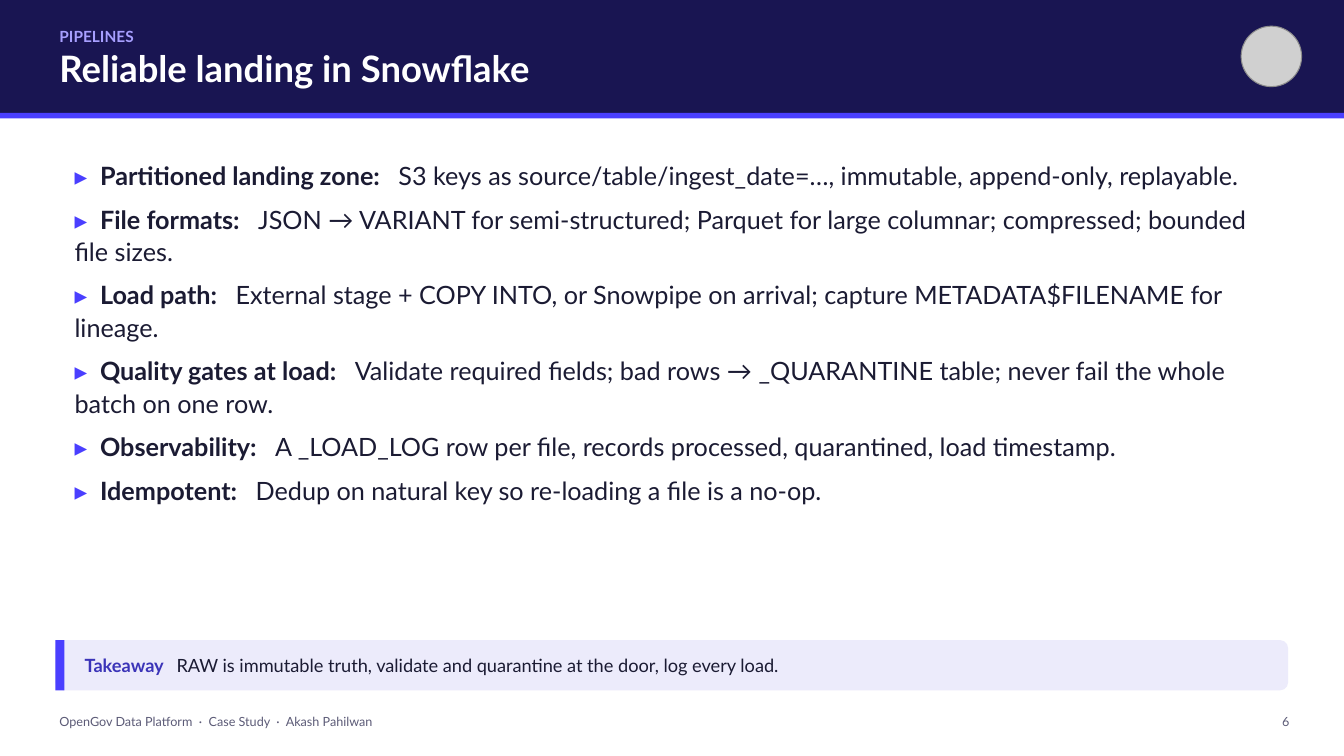
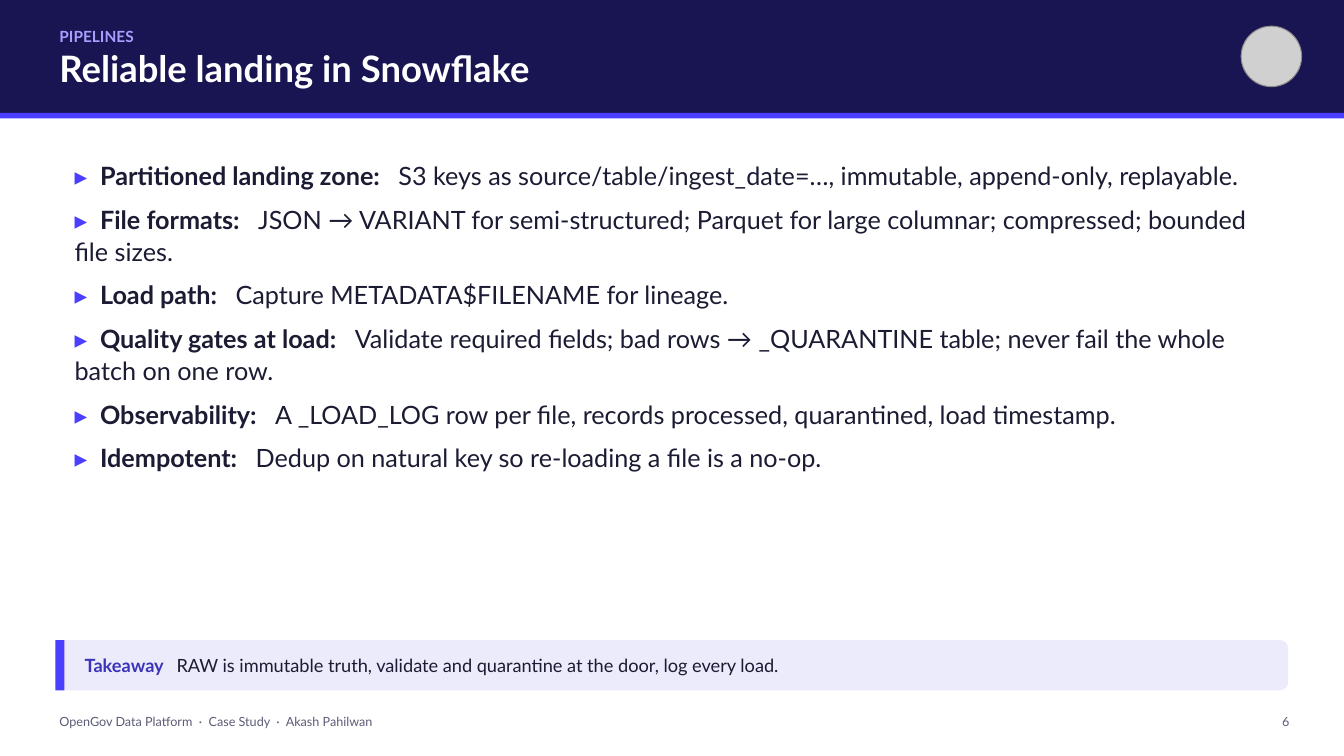
Before and after one commit to akashpahilwan/OpenGovPOC, a slide deck: slide 6 of presentation/OpenGov_Data_Platform_CaseStudy.pptx. Drawn at 1344x756 pixels with LibreOffice and Linux fonts; fonts in the diff are those of the drawing; grey boxes stand for pictures. Boxes give left, top, right and bottom in pixels: in the first picture for what was removed or moved away, otherwise in the second. Text is boxed around its words. In the diff, an @@ line names an element or a change of style, - is before the commit and + after.

```diff
--- a/presentation/OpenGov_Data_Platform_CaseStudy.pptx
+++ b/presentation/OpenGov_Data_Platform_CaseStudy.pptx
@@ text at [100, 283, 728, 309]: text changed @@
-▸ Load path: External stage + COPY INTO, or Snowpipe on arrival; capture METADATA$FILENAME for lineage.
+▸ Load path: Capture METADATA$FILENAME for lineage.
```
Also in this commit, not shown: 5 other slides changed, 2 other files.
